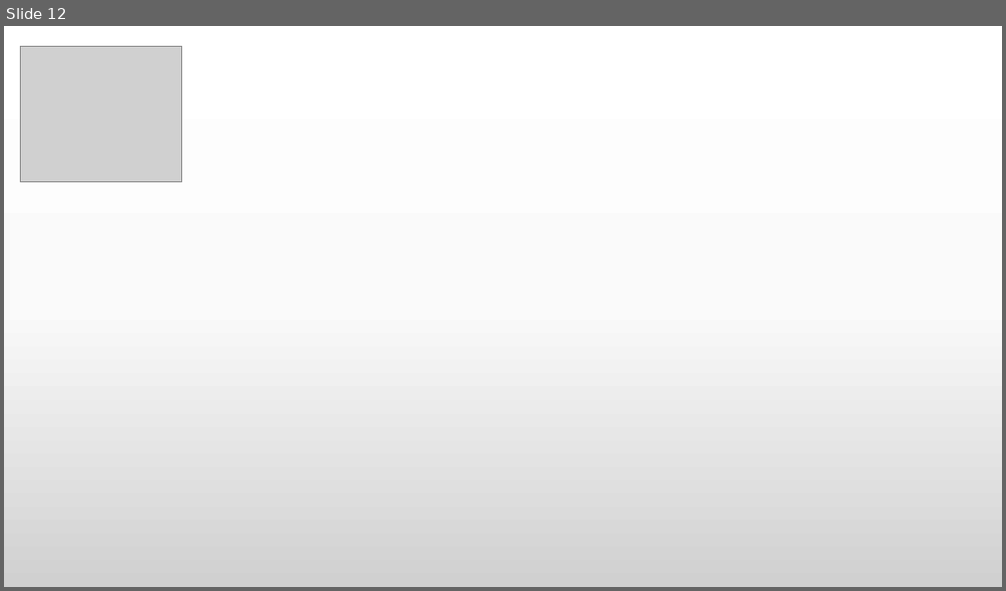
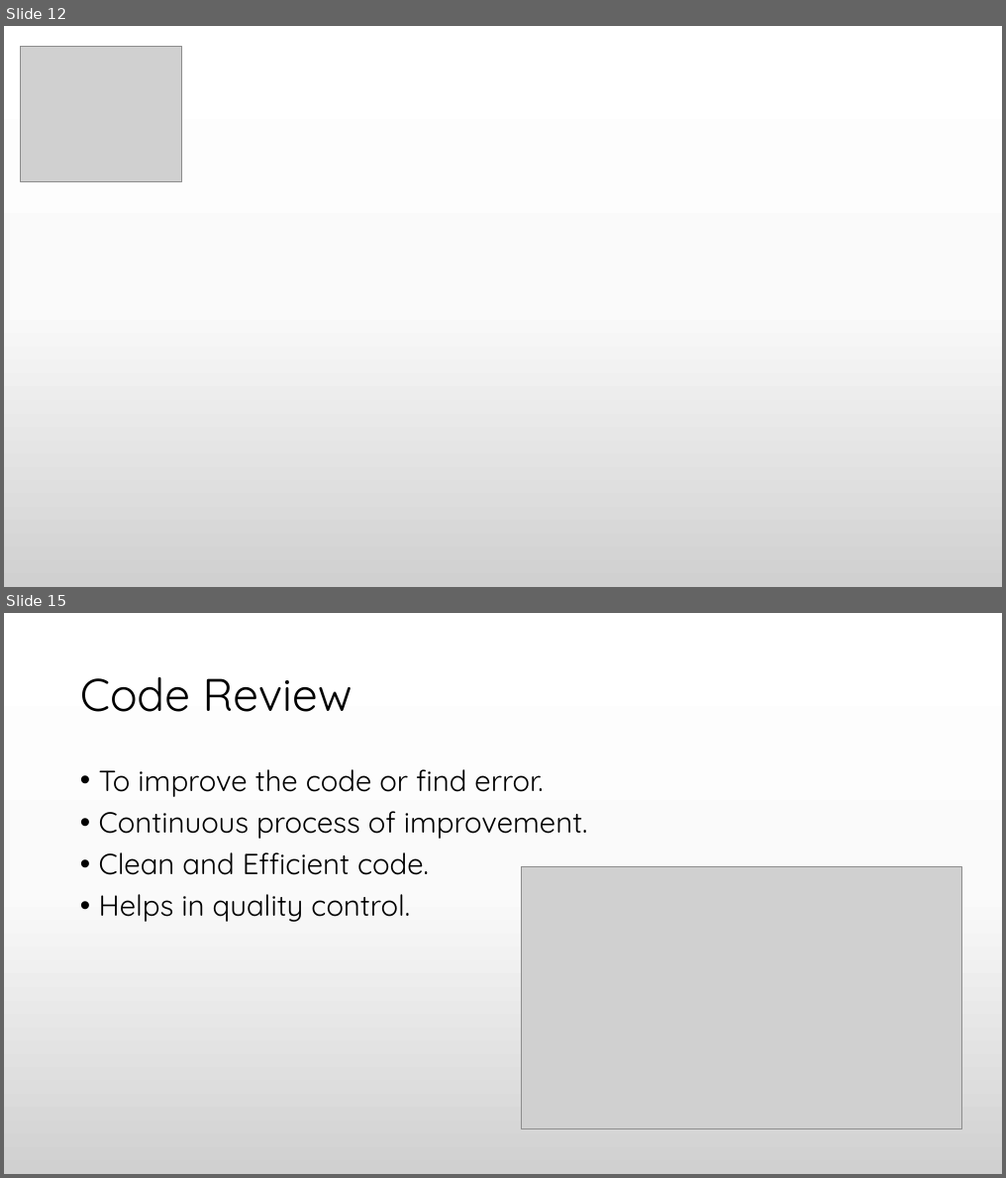
Before and after one commit to praash47/aasn-iii, a slide deck: extreme_programming.pptx. Shown one above the other, each under a label of ours: slide 12 before the commit, slides 12 and 15 after it; the slides between them are not shown. The pictures are 1006x591 and 1006x1178 pixels, drawn with LibreOffice and Linux fonts; fonts in the diff are those of the drawing; grey boxes stand for pictures. Boxes give left, top, right and bottom in pixels: in the first picture for what was removed or moved away, otherwise in the second. Text is boxed around its words. In the diff, an @@ line names an element or a change of style, - is before the commit and + after.

```diff
--- a/extreme_programming.pptx
+++ b/extreme_programming.pptx
@@ slide 15 added at [4,613,1002,1174], background gradient #FFFFFF to #FBFBFB to #D1D1D1 @@
@@ title added at [80,677,352,712], 44 pt, text #000000 @@
+Code Review
@@ text added at [99,769,588,922], 28 pt, text #000000 @@
+• To improve the code or find error.
+• Continuous process of improvement.
+• Clean and Efficient code.
+• Helps in quality control.
@@ picture added at [522,866,961,1130] @@
```
Also in this commit, not shown: 16 other slides added, 7 other files.
